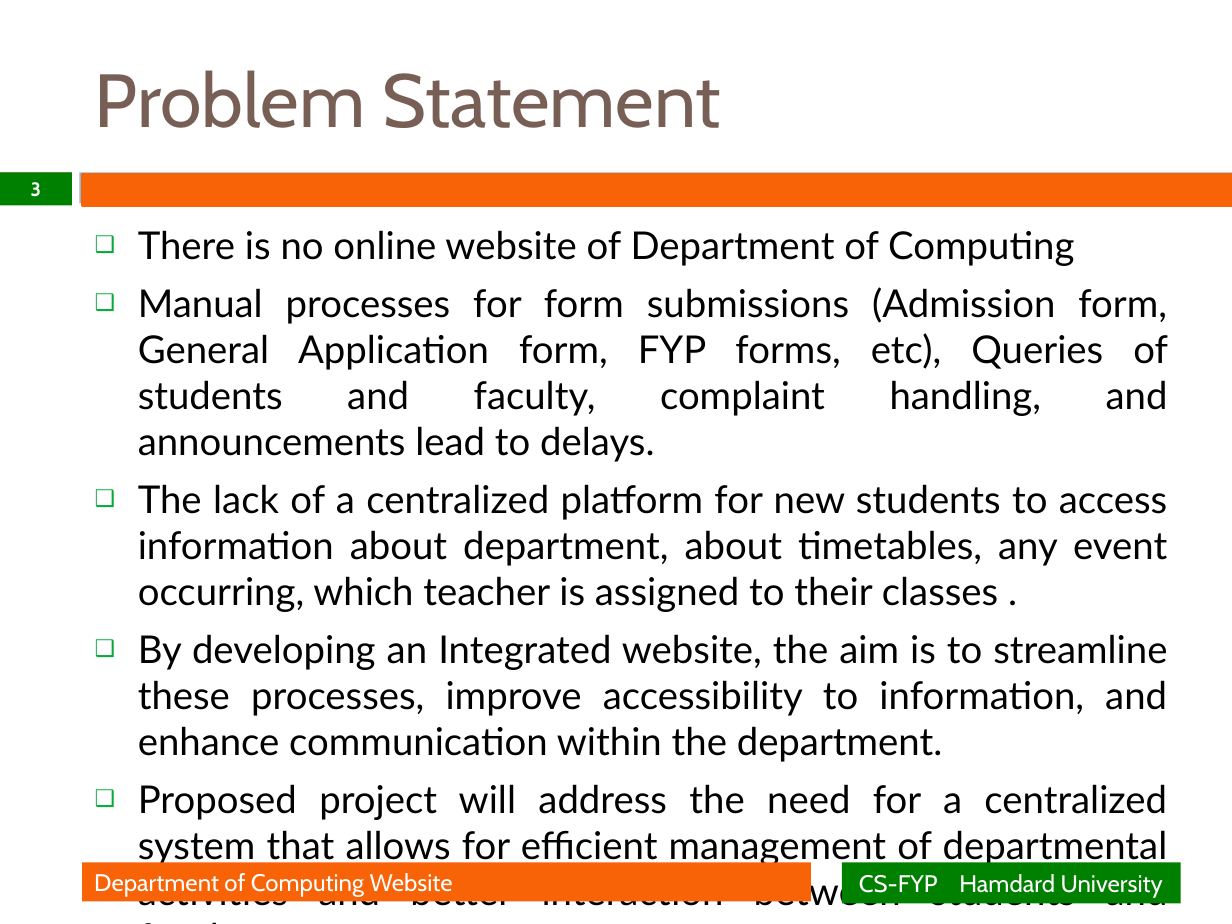
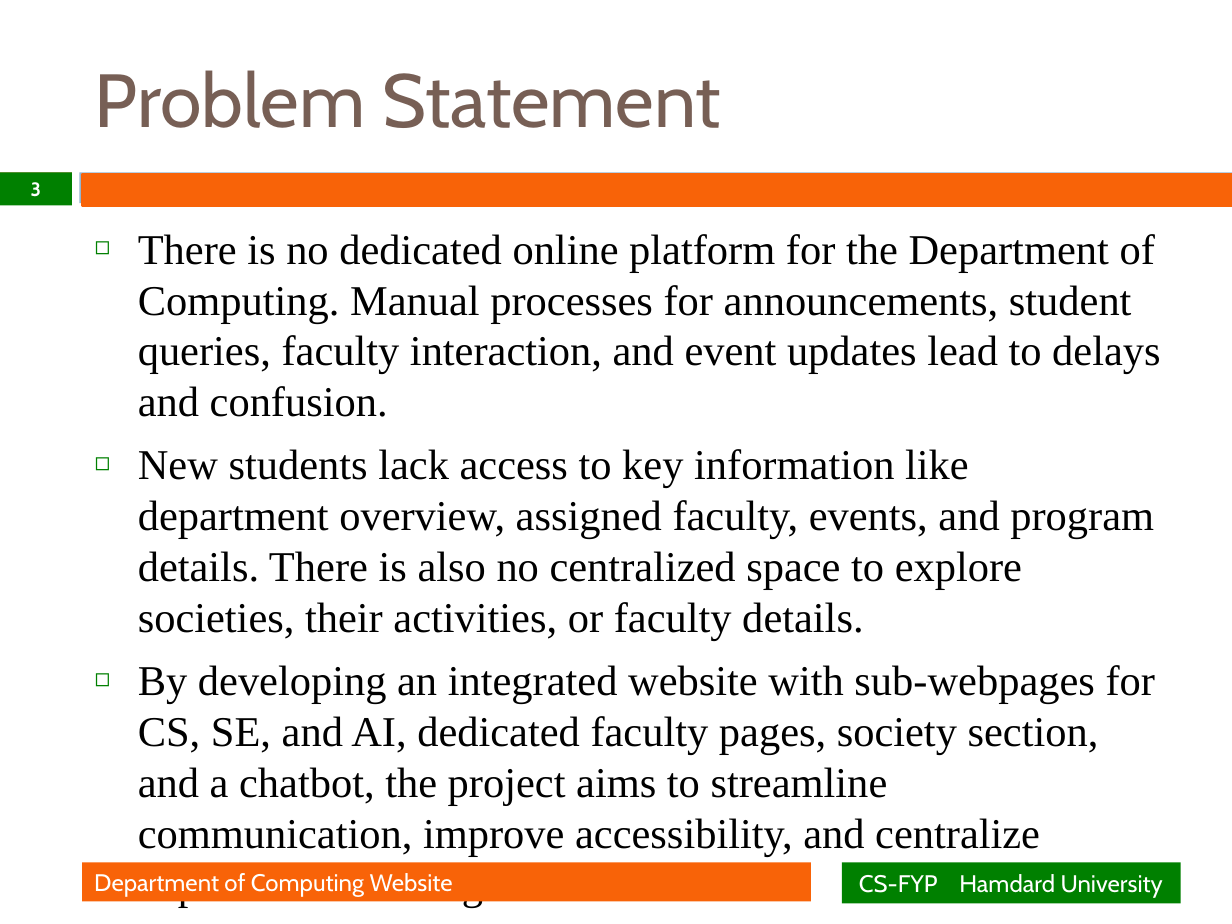
Before and after one commit to SHAHMEER-web/FYP, a slide deck: slide 3 of FYP-II Evaluation Presentation ppt.pptx. Drawn at 1232x924 pixels with LibreOffice and Linux fonts; fonts in the diff are those of the drawing; background and template pictures are left out. Boxes give left, top, right and bottom in pixels: in the first picture for what was removed or moved away, otherwise in the second. Text is boxed around its words. In the diff, an @@ line names an element or a change of style, - is before the commit and + after.

```diff
--- a/FYP-II Evaluation Presentation ppt.pptx
+++ b/FYP-II Evaluation Presentation ppt.pptx
@@ text at box(138, 234, 1160, 806): text changed; size 22.4 to 24.8 pt; font Lato to Times New Roman @@
-❑ There is no online website of Department of Computing
-❑ Manual processes for form submissions (Admission form, General Application form, FYP forms, etc), Queries of students and faculty, complaint handling, and announcements lead to delays.
-❑ The lack of a centralized platform for new students to access information about department, about timetables, any event occurring, which teacher is assigned to their classes .
-❑ By developing an Integrated website, the aim is to streamline these processes, improve accessibility to information, and enhance communication within the department.
-❑ Proposed project will address the need for a centralized system that allows for efficient management of departmental activities and better interaction between students and faculty.
+◻ There is no dedicated online platform for the Department of Computing. Manual processes for announcements, student queries, faculty interaction, and event updates lead to delays and confusion.
+◻ New students lack access to key information like department overview, assigned faculty, events, and program details. There is also no centralized space to explore societies, their activities, or faculty details.
+◻ By developing an integrated website with sub-webpages for CS, SE, and AI, dedicated faculty pages, society section, and a chatbot, the project aims to streamline communication, improve accessibility, and centralize departmental management.
```
Also in this commit, not shown: 4 other slides changed, 2 slides added, 8 other files.
